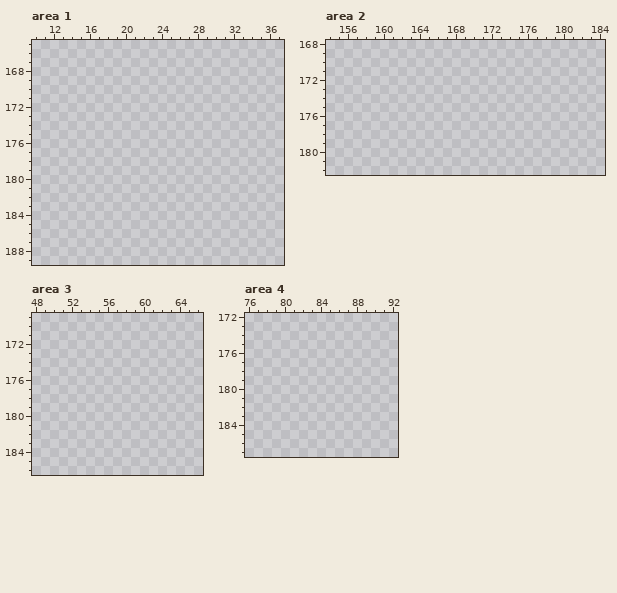
Two states of a pixel-art file, objects/WIP/JM/spooky_ones_spooky_twos.ase. The first picture shows the starting point.
512x1024 pixels, 1 frame. Colours within 5 levels of each other are drawn and written as one. Shown: area 1: x 10..37, y 165..189; area 2: x 154..184, y 168..182; area 3: x 48..66, y 169..186; area 4: x 76..92, y 172..187. The old version is drawn lined up with the new one, on the new canvas. The commit also changed other parts of the picture, which this record leaves out.
After:
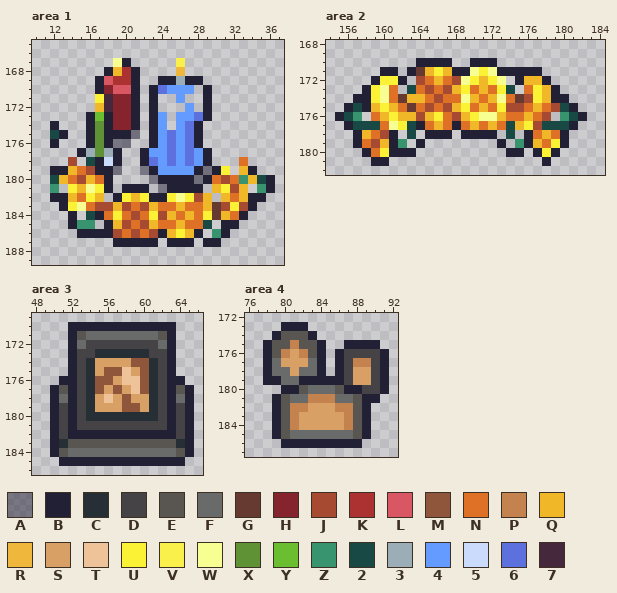
Palette (. is transparent): A #22203480  B #222034  C #262e36  D #454345  E #595652  F #696a6a  G #663931  H #86242d  J #a64b31  K #ac3232  L #d95763  M #8f563b  N #df7126  P #c4824e  Q #f0b829  R #efb73b  S #d9a066  T #eec39a  U #fbf236  V #faf04b  W #f7ff92  X #5f9234  Y #6abe30  Z #37946e  2 #184945  3 #9badb7  4 #639bff  5 #cbdbfc  6 #5c71de  7 #45283c
Change:
canvas 512x1024 -> 1024x1024
Changed rows in their new state; - is an unchanged pixel.
Area 1:
first column x 12:
167 -------WB-----V----------
168 ------BQKB----R----------
169 -----BLKKB--BB3BB--------
170 -----BHLLB-B6444-B-------
171 -----U7HHB-B--4--B-------
172 -----Q7HHB-B---4-B-------
173 ----BYBHHB-B4-446B-------
174 B---BXBHHB-B4-46B--------
175 2B--BXBBBA-B4646B--------
176 B---BXBAA--B4646B--------
177 ---B3X3B--B446464B-------
178 --J-2B5B--B646464B---N---
179 BBQNJBBA--AB4444BABU-QB--
180 2QNJQNB----ABBBBABNJNZQ2B
181 Z-UQWUB-BBB-ABBBB-QUJQ-ZB
182 BBQNUQ-BUQUBBUWUJQ-QNQBB-
183 -BUWNJJQJNJQNNQNNQGJUJB--
184 --B-2BNUNJNUJQNQNUGQNB---
185 --BZZ-BQJNJQNNQNN2-BB----
186 ---BBBBJNJNJBQUQB-ZB-----
187 -------BBBBB-BBB-BB------
Area 2:
first column x 155:
170 ---------BBBB--BBB----------
171 -----BB-BGQUQBBWUWBBBBB-----
172 ----BUUB-JNQNJWUQUW-BQQB----
173 ---BUWN-2NJNJQUNQNU2-NUQB---
174 --BBUWNGQQNJNNWQNQWNGJUQBB--
175 -B2BQUQNGNJNJQUNQNUJJNQNJ2B-
176 B2Z-NQUQQJQUNJQUWWQNNQNJ-Z2B
177 -B222NWU2BNQNBNQNQN2QUJ222B-
178 --BQNJB-2-BBB-BBBB-2-BNQNB--
179 --BNJQBZ-B--------B-ZBQNUB--
180 ---BNUBBB----------BB-BUB---
181 ----BB-----------------B----
Area 3:
first column x 50:
170 --BBBBBBBBBBBB--
171 --BEFFFFFFFFEB--
172 --BFDDDDDDDDFB--
173 --BDDCCCCCCDDB--
174 --BDCSSSSMMCDB--
175 --BDCSMMTSMCDB--
176 -BBDCMMSTTMCDBB-
177 BEBDCMSMSTMCDBEB
178 BFBDCSTSMSSCDBFB
179 BDBDCSSSMMSCDBDB
180 BDBDCCCCCCCCDBDB
181 BDBDDDDDDDDDDBDB
182 BDBBBBBBBBBBBBDB
183 BCEEEEEEEEEEEECB
184 BEFFFFFFFFFFFFEB
185 -BBBBBBBBBBBBBB-
Area 4:
first column x 78:
173 --BBB---------
174 -BEEEB--------
175 BEEPEEB--BBBB-
176 BEPSPEB-BDDDDB
177 BFSSSFB-BDPPDB
178 BFFSFFB-BDSSDB
179 BBFFBBBBBDSSDB
180 --BBEFFFEBBDDB
181 -BEFFPPPFFEBB-
182 -BEPPSSSPPEB--
183 -BEPSSSSSPEB--
184 -BEPSSSSSPEB--
185 -BEFFFFFFFEB--
186 --BBBBBBBBB---
Where, in picture pixels (left, top, right, bottom), the same in both pictures:
added: (50, 58, 275, 247)
added: (335, 58, 587, 166)
added: (50, 322, 194, 466)
added: (263, 322, 389, 448)
